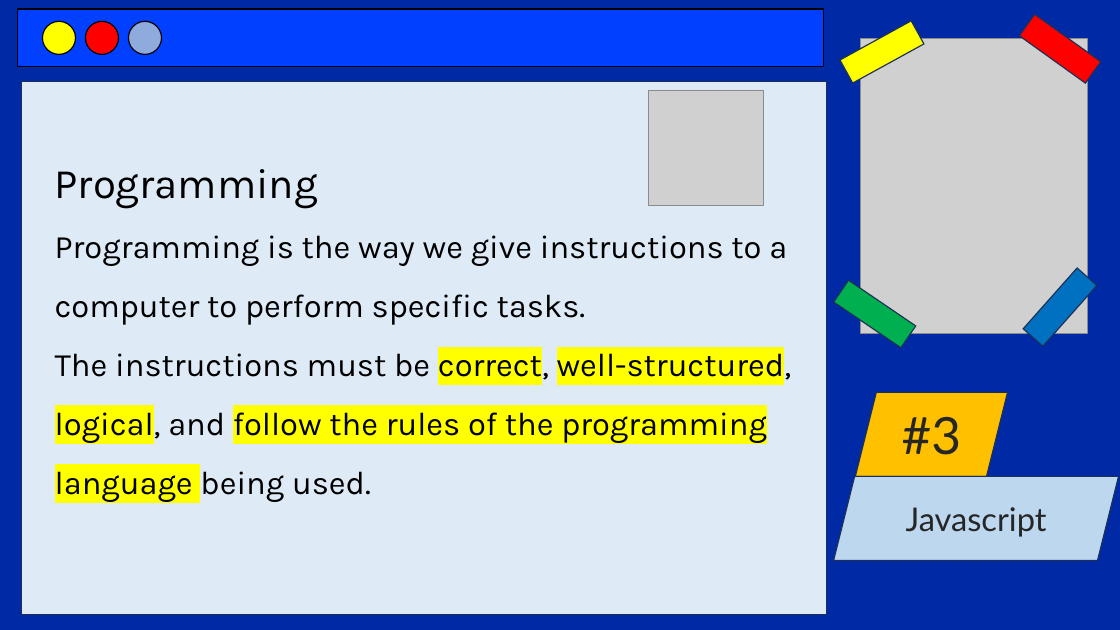
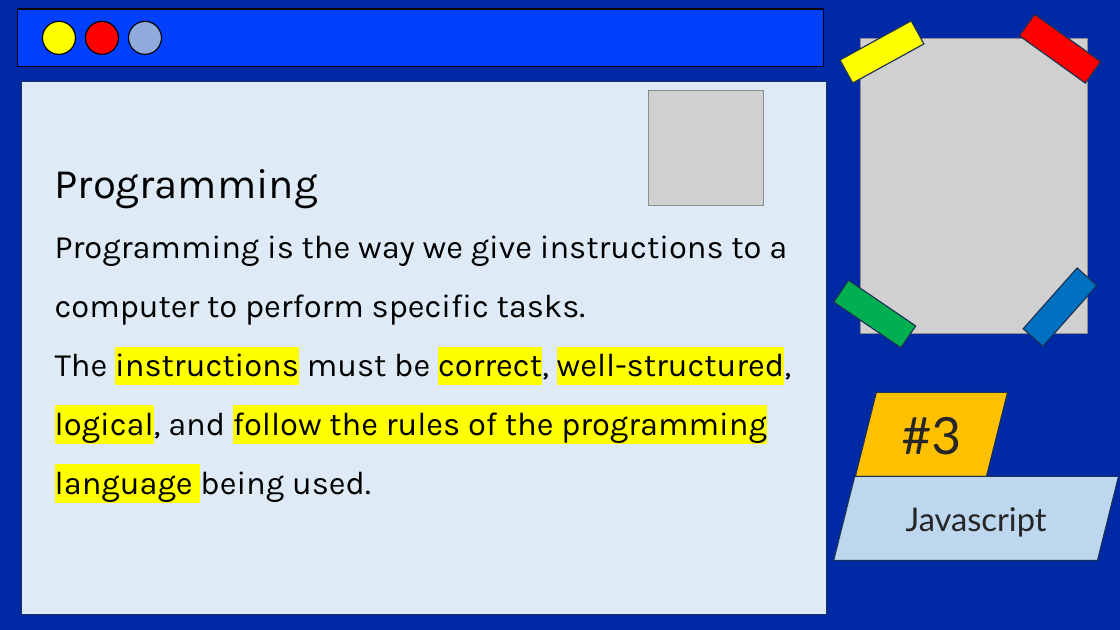
Before and after one commit to codewithjoees/courses-software-developer-complete, a slide deck: slide 2 of ppt/3.javascript-nodejs/javascript.pptx. Drawn at 1120x630 pixels with LibreOffice and Linux fonts; fonts in the diff are those of the drawing; grey boxes stand for pictures. Boxes give left, top, right and bottom in pixels: in the first picture for what was removed or moved away, otherwise in the second. Text is boxed around its words. In the diff, an @@ line names an element or a change of style, - is before the commit and + after.

```diff
--- a/ppt/3.javascript-nodejs/javascript.pptx
+++ b/ppt/3.javascript-nodejs/javascript.pptx
@@ text "Programming Programming is the way ..." at (55,169,791,502): highlight none to #FFFF00 in "instructions" @@
```
Also in this commit, not shown: 4 other slides changed, 5 other files.
